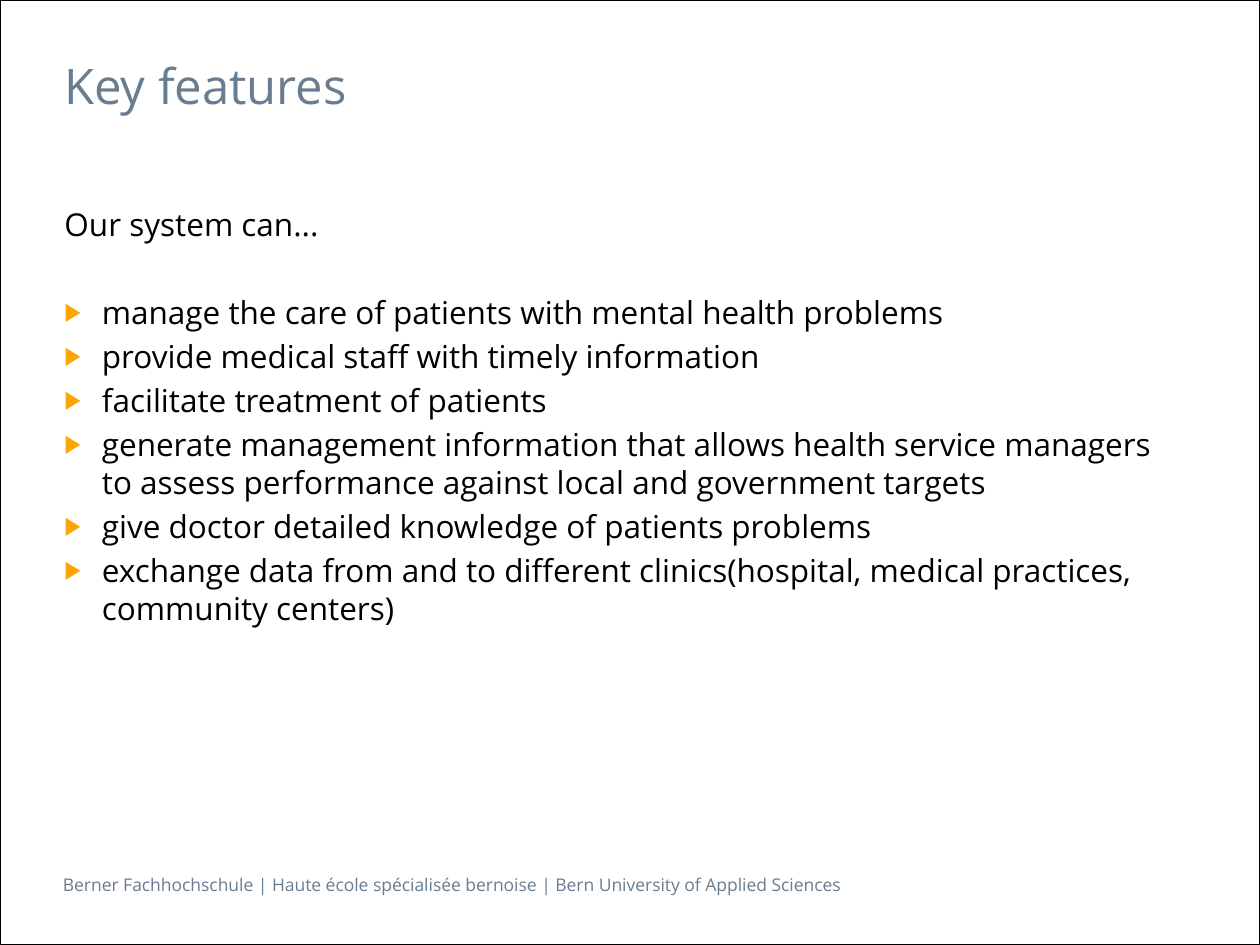
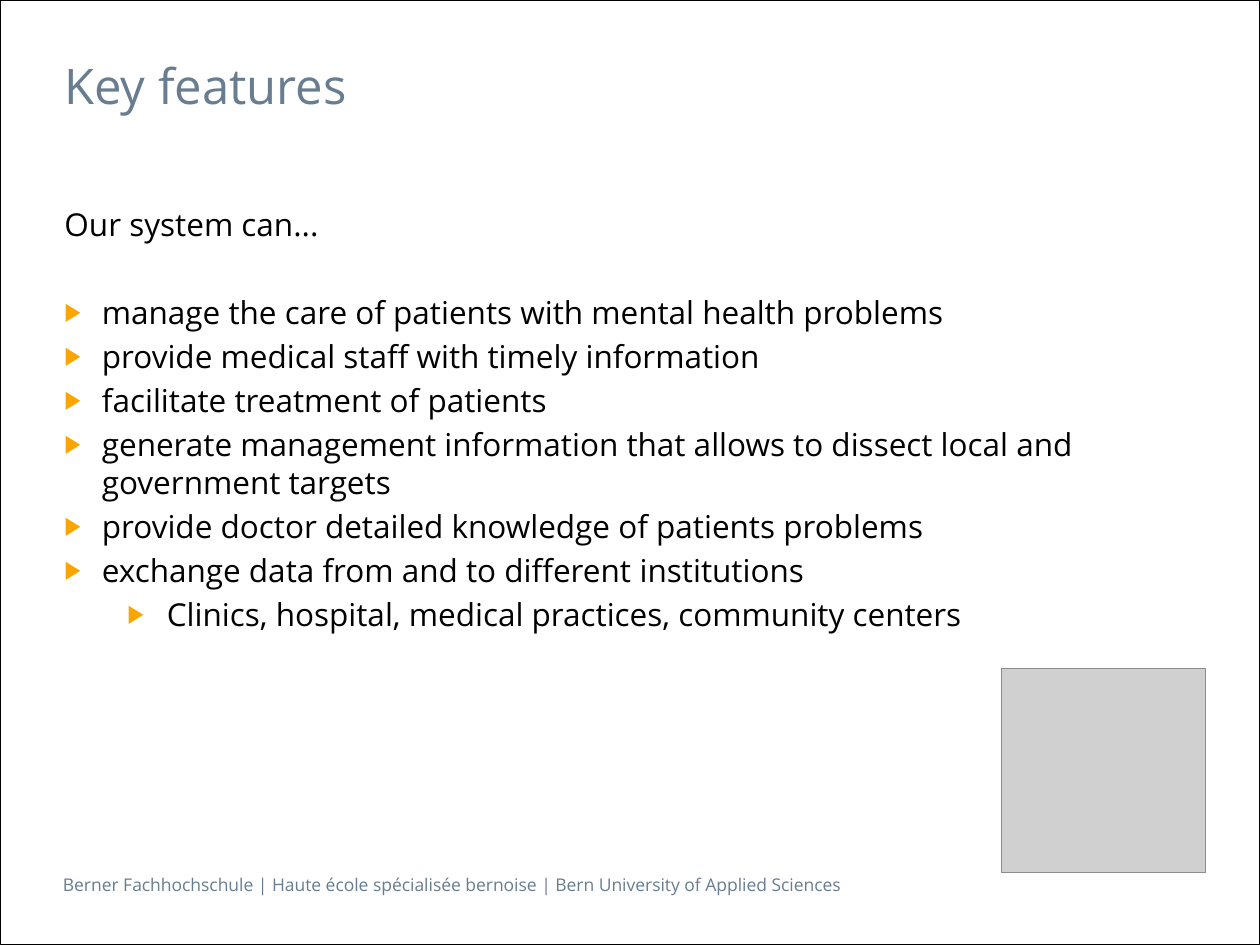
Before and after one commit to zyssm4/ch.bfh.btx8081.w2015.red, a slide deck: slide 4 of doc/Task01/Task01.pptx. Drawn at 1260x945 pixels with LibreOffice and Linux fonts; fonts in the diff are those of the drawing; grey boxes stand for pictures. Boxes give left, top, right and bottom in pixels: in the first picture for what was removed or moved away, otherwise in the second. Text is boxed around its words. In the diff, an @@ line names an element or a change of style, - is before the commit and + after.

```diff
--- a/doc/Task01/Task01.pptx
+++ b/doc/Task01/Task01.pptx
@@ text at bbox=[102, 432, 1072, 634]: text changed @@
-▶ generate management information that allows health service managers to assess performance against local and government targets
-▶ give doctor detailed knowledge of patients problems
-▶ exchange data from and to different clinics(hospital, medical practices, community centers)
+▶ generate management information that allows to dissect local and government targets
+▶ provide doctor detailed knowledge of patients problems
+▶ exchange data from and to different institutions
+  ▶ Clinics, hospital, medical practices, community centers
@@ picture added at bbox=[1002, 669, 1206, 873] @@
```
Also in this commit, not shown: 4 other slides changed.
